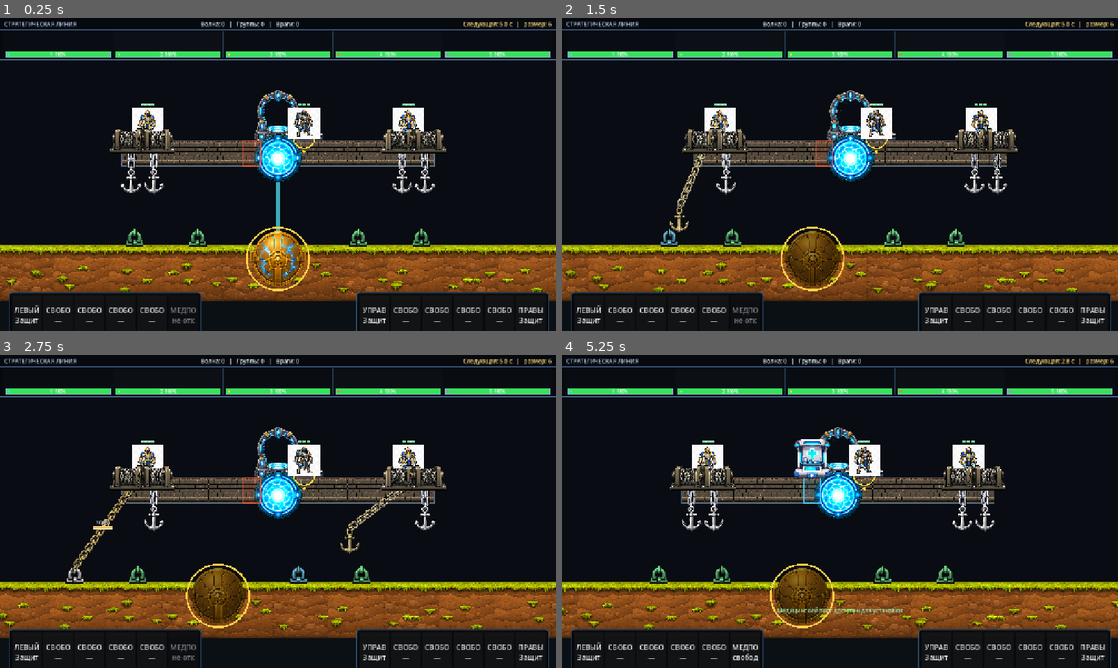
Above: before the commit, frames 1-4 (two rows, left to right).
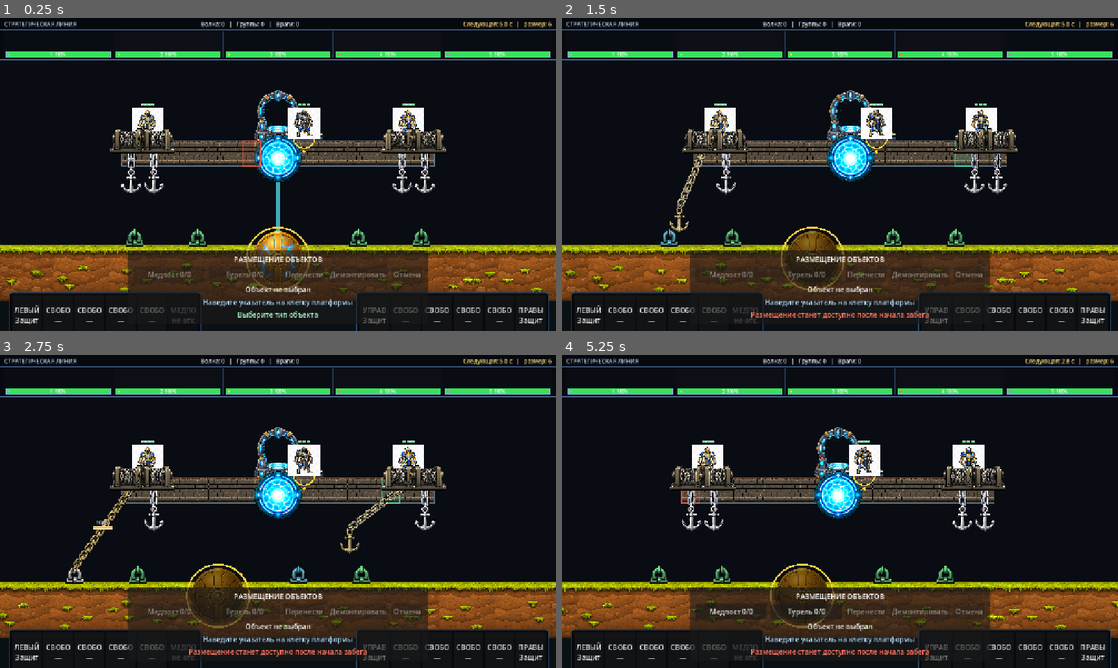
Above: after the commit, the same moments.

Repository: bageus/GloryProtect
Game: Godot game, scene res://scenes/game/game_root_with_flyers.tscn
Two runs of this game, one before a commit and one after it. Both use one fixed random seed, a clock stepped at 60 frames per second and the inputs below.
Inputs (mouse positions are in pixels of both pictures, inside the frame that each line leads up to):
- Up to frame 1 (0.25 s): no input
- Up to frame 2 (1.5 s): tap Enter (ui_accept) at 0.5, 0.77 s; move the mouse to (962, 158) at 0.52 s; hold Right (ui_right) 0.53-1.25 s; tap 1 at 0.6 s; click (962, 158) at 0.67 s; drag from (728, 190) to (812, 237) at 1.27 s
- Up to frame 3 (2.75 s): move the mouse to (333, 442) at 2.02 s; hold Right (ui_right) from 2.03 s (still down); tap 3 at 2.1 s
- Up to frame 4 (5.25 s): release Right (ui_right) at 2.75 s; drag from (812, 574) to (673, 464) at 2.77 s; move the mouse to (1006, 558) at 3.52 s; hold Left (ui_left) 3.53-4.25 s; tap R at 3.6 s; tap Enter (ui_accept) at 3.77 s; drag from (673, 464) to (756, 433) at 4.27 s; move the mouse to (867, 511) at 5.02 s; hold Left (ui_left) from 5.03 s (still down); tap M at 5.1 s; click (867, 511) at 5.17 s

The runs differ from the first frame. In frame 1, 8.7% of the frame differs, in the area x 23-77%, y 74-98%; in frame 2, 8.9%; in frame 3, 8.9%; in frame 4, 9.6%, in the area x 21-77%, y 26-98%.
Error after the commit: Invalid access to property or key 'state' on a base object of type 'Nil'. (res://scripts/buildables/buildable_placement_controller.gd:63)

Commit message:
Wire mouse buildable UI into production scene

Diff:
--- a/scenes/game/game_root_with_flyers.tscn
+++ b/scenes/game/game_root_with_flyers.tscn
@@ -22,6 +22,9 @@
 [ext_resource type="Script" path="res://scripts/shield/shield_core_strategic_wave_system.gd" id="20_strategic"]
 [ext_resource type="Script" path="res://scripts/shield/shield_core_system.gd" id="21_shield_core"]
 [ext_resource type="Resource" path="res://resources/balance/shield_core_balance.tres" id="22_shield_core_balance"]
+[ext_resource type="Script" path="res://scripts/buildables/buildable_placement_controller.gd" id="23_placement"]
+[ext_resource type="Script" path="res://scripts/buildables/buildable_placement_debug_bridge.gd" id="24_placement_bridge"]
+[ext_resource type="Script" path="res://scripts/ui/buildable_placement_panel_scene.gd" id="25_placement_panel"]
 
 [node name="GameRoot" instance=ExtResource("1_base")]
 
@@ -36,6 +39,25 @@
 
 [node name="ShieldSystem" parent="."]
 script = ExtResource("17_shield_system")
+
+[node name="BuildableDebugInput" parent="."]
+process_mode = 4
+
+[node name="TurretDebugInput" parent="."]
+process_mode = 4
+
+[node name="BuildablePlacementController" type="Node" parent="."]
+script = ExtResource("23_placement")
+game_flow_path = NodePath("../GameFlowController")
+platform_path = NodePath("../World/Platform")
+inventory_path = NodePath("../BuildableInventory")
+grid_path = NodePath("../World/BuildableGrid")
+
+[node name="BuildablePlacementDebugBridge" type="Node" parent="."]
+script = ExtResource("24_placement_bridge")
+controller_path = NodePath("../BuildablePlacementController")
+buildable_debug_input_path = NodePath("../BuildableDebugInput")
+turret_debug_input_path = NodePath("../TurretDebugInput")
 
 [node name="CrewFailureController" parent="."]
 revival_controller_path = NodePath("../World/MedicRevivalController")
@@ -54,6 +76,9 @@
 
 [node name="PlatformVisualController" parent="World/Platform"]
 driver_console_surface_offset = Vector2(60, -2)
+
+[node name="BuildableGridVisual" parent="World/Platform"]
+placement_controller_path = NodePath("../../../BuildablePlacementController")
 
 [node name="CrewRoleManager" parent="World/Platform"]
 script = ExtResource("14_shooter_roles")
@@ -119,3 +144,10 @@
 boarding_balance = ExtResource("4_boarding")
 profile = ExtResource("5_profile")
 first_flying_wave_number = 10
+
+[node name="PrototypeHUD" parent="CanvasLayer"]
+buildable_placement_controller_path = NodePath("../../BuildablePlacementController")
+
+[node name="BuildablePlacementPanel" type="PanelContainer" parent="CanvasLayer"]
+script = ExtResource("25_placement_panel")
+controller_path = NodePath("../../BuildablePlacementController")
Not shown: 1 places in scenes/game/game_root_with_flyers.tscn that only renumber resources
